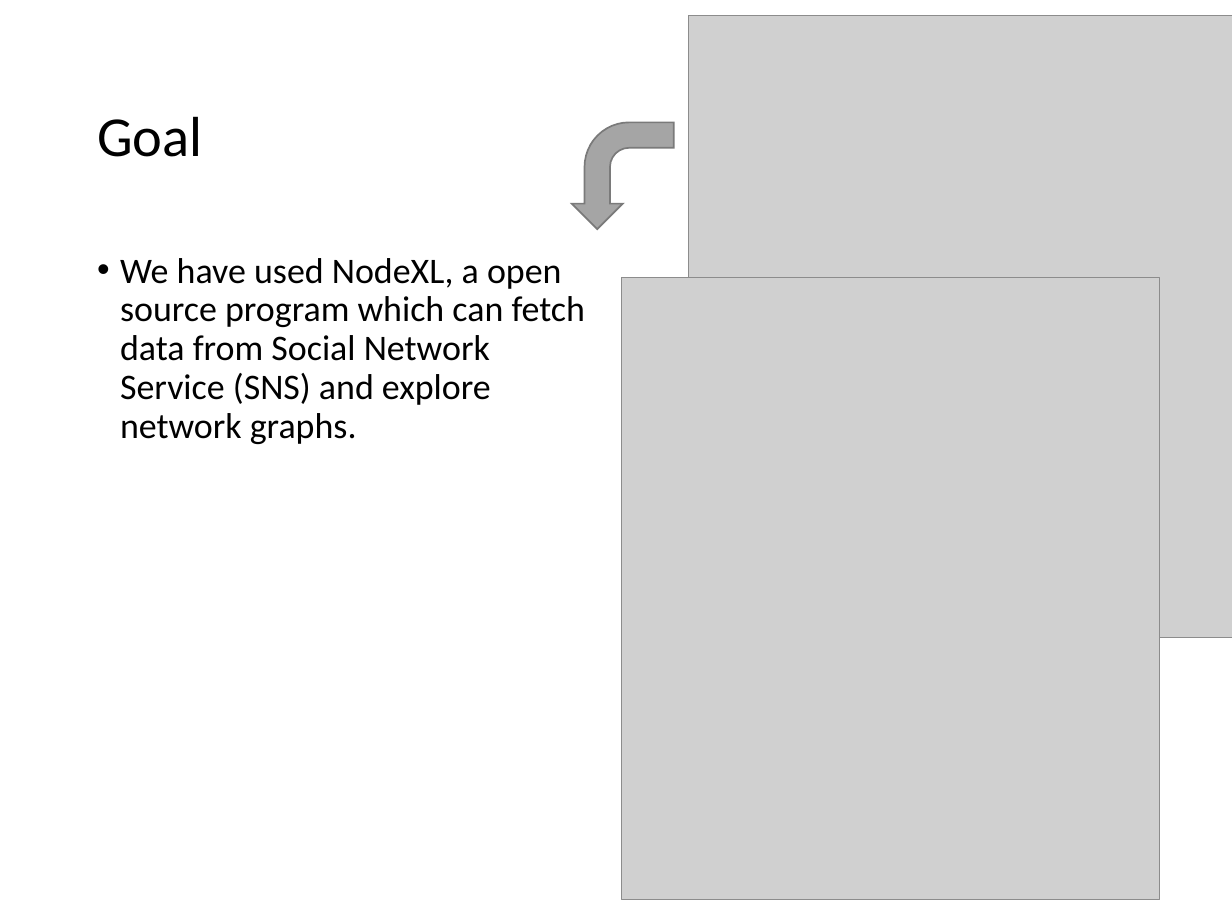
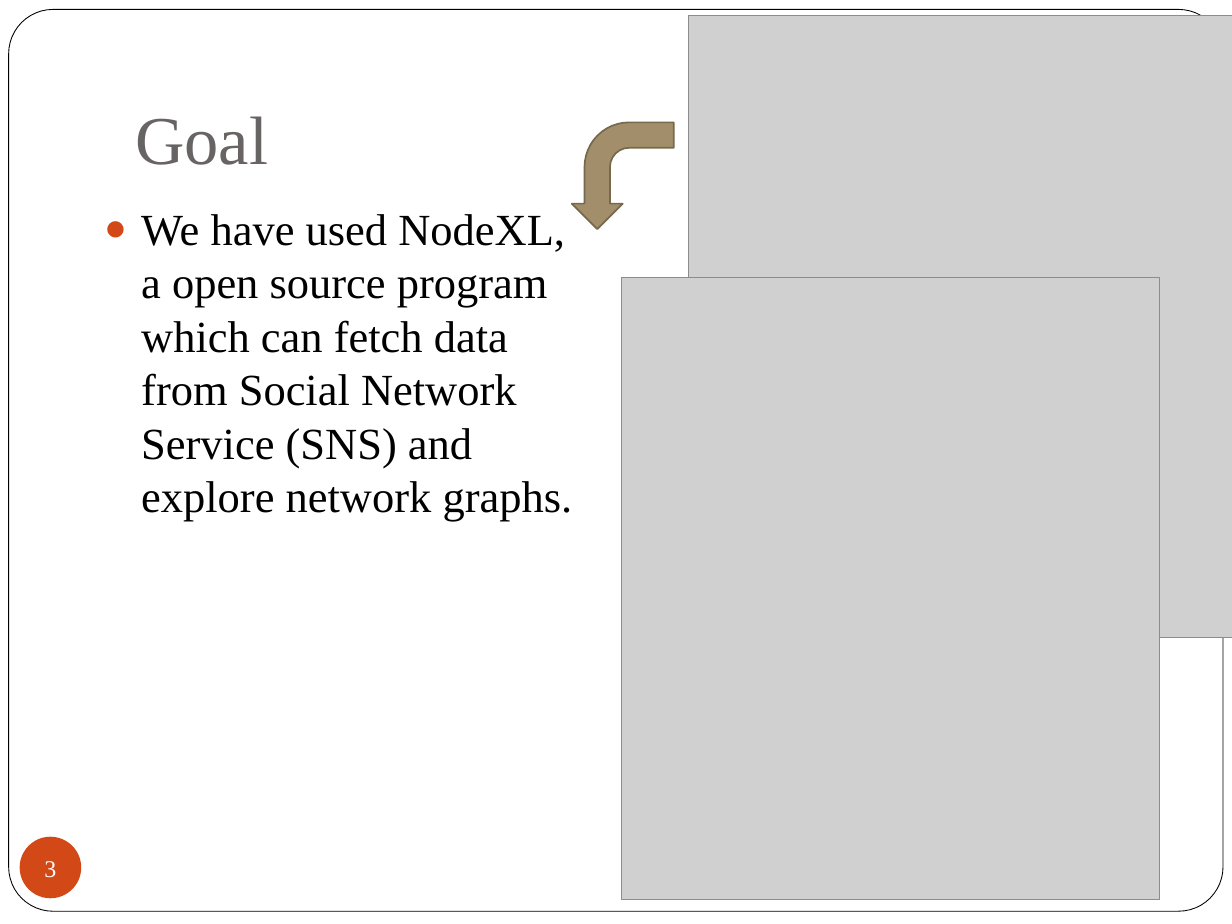
Before and after one commit to 2014-sed-team3/term-project, a slide deck: slide 3 of project/report/report.pptx. Drawn at 1232x924 pixels with LibreOffice and Linux fonts; fonts in the diff are those of the drawing; grey boxes stand for pictures. Boxes give left, top, right and bottom in pixels: in the first picture for what was removed or moved away, otherwise in the second. Text is boxed around its words. In the diff, an @@ line names an element or a change of style, - is before the commit and + after.

```diff
--- a/project/report/report.pptx
+++ b/project/report/report.pptx
@@ rounded rectangle added at (9, 10, 1223, 912), fill #FFFFFF, outline #000000 0.5 pt @@
@@ title "Goal": place and size @@
-title "Goal" at (97, 116, 202, 157)
+title "Goal" at (135, 116, 268, 165)
@@ title "Goal" at (135, 116, 268, 165): size 33 to 40 pt, font Calibri to Times New Roman, text colour #000000 to #696464; line spacing 0.9 to 1; vertical alignment middle to bottom @@
@@ bent arrow at (572, 122, 674, 229): fill #A5A5A5 to #A28E6A; outline #7A7A7A 1 pt to #78694E 1 pt @@
@@ text "We have used NodeXL, a ...": place and size @@
-text "We have used NodeXL, a ..." at (120, 258, 585, 444)
+text "We have used NodeXL, a ..." at (141, 214, 573, 521)
@@ text "We have used NodeXL, a ..." at (141, 214, 573, 521): size 21 to 26 pt, font Calibri to Times New Roman; bullet • to ●; line spacing 0.9 to 1; less space between paragraphs @@
@@ page number added at (20, 837, 81, 898), fill #D34817, 14 pt, text #FFFFFF @@
+3
```
Also in this commit, not shown: 46 other slides changed.
